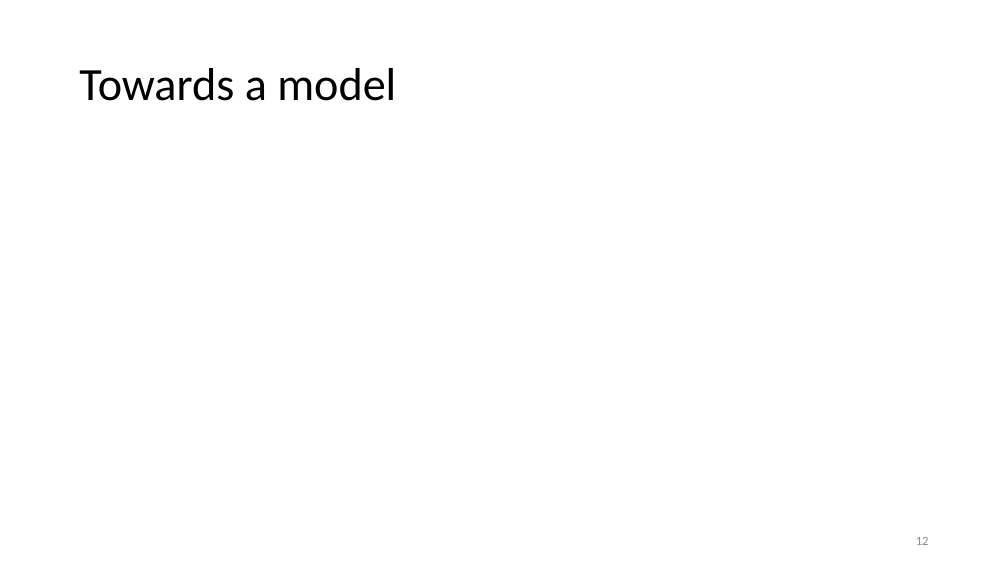
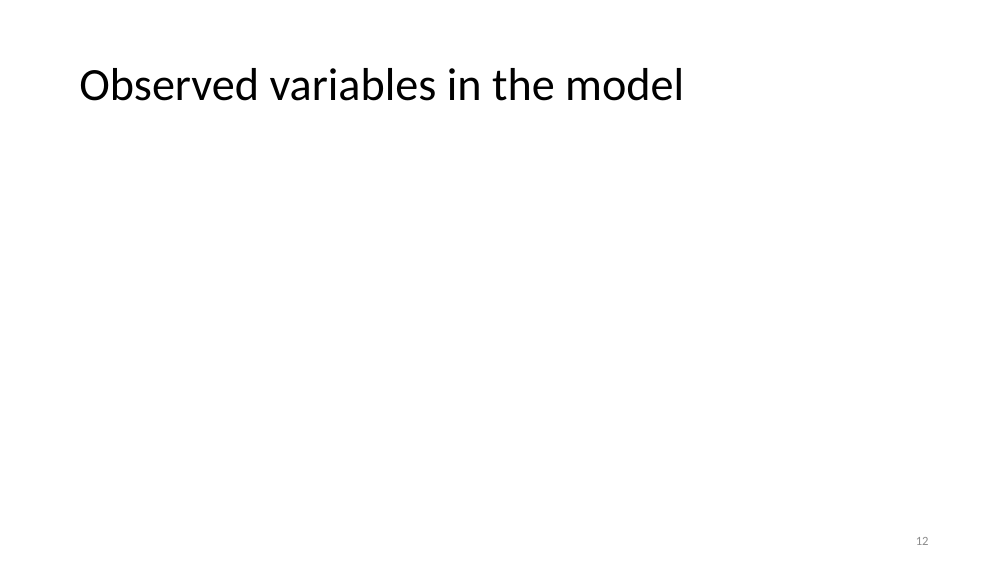
Before and after one commit to anuragr81/research, a slide deck: slide 12 of consumption/presentationFeb2020.pptx. Drawn at 1008x567 pixels with LibreOffice and Linux fonts; fonts in the diff are those of the drawing; grey boxes stand for pictures; background and template pictures are left out. Boxes give left, top, right and bottom in pixels: in the first picture for what was removed or moved away, otherwise in the second. Text is boxed around its words. In the diff, an @@ line names an element or a change of style, - is before the commit and + after.

```diff
--- a/consumption/presentationFeb2020.pptx
+++ b/consumption/presentationFeb2020.pptx
@@ title at bbox=[79, 68, 684, 101]: text changed @@
-Towards a model
+Observed variables in the model
```
Also in this commit, not shown: 12 other slides changed, 2 other files.
